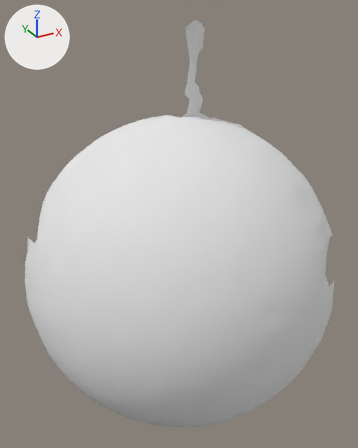
The OBJ model res/pendulum_horizontal/Pendulum_horizontal.000089.obj: old version first, new version second.
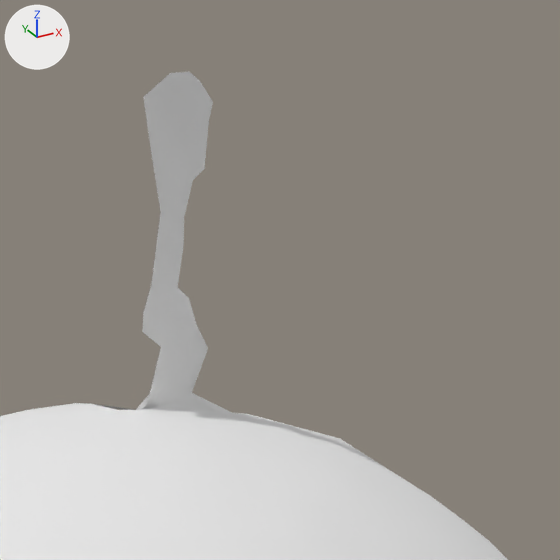
The first picture shows the older version from a camera (50 mm lens) standing at (-54.0, -189.0, 207.0) and looking at (136.0, 157.0, 34.0). The close-ups show both versions on the part from 40% to 85% of the width and 0% to 36% of the height of that picture. Every picture has the same lights, and +X, +Y and +Z are marked at upper left. Where no turn or scale is listed for an object, it has been applied to the vertices.

Objects in the first close-up: 'Pendulum_horizontal.000089'.
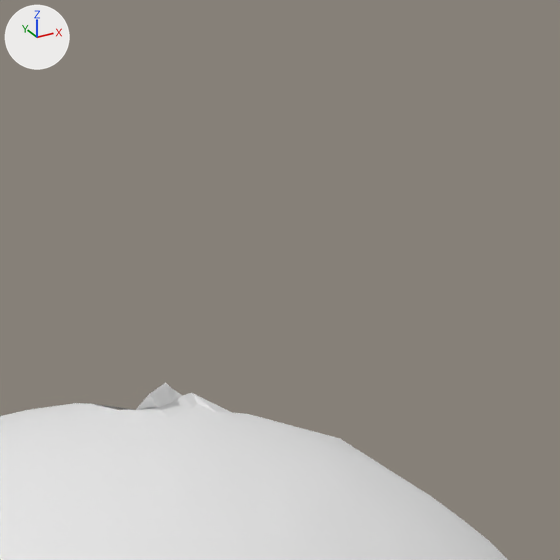
The change in detail:
me_pendulum_horizontal_000089 is used by ob_pendulum_horizontal_000089; location (0.0, 0.0, 0.0).
me_pendulum_horizontal_000089 had 4934 vertices, 9764 faces and spanned x 9.0..261.0, y 45.0..246.0, z -176.0..196.0.
me_pendulum_horizontal_000089 no longer uses material mat_pendulum_horizontal_000089 (white #e7e7e7).
me_pendulum_horizontal_000089 now has 4874 vertices, 9662 faces and spans x 9.0..261.0, y 45.0..246.0, z -176.0..124.0.
Part 1, on me_pendulum_horizontal_000089:
60 vertices are removed from x 155.0..183.0, y 178.0..198.0, z 125.0..196.0.
102 faces are deleted.

Where the change shows, as pixel boxes [x1, y1, x2, y2] in the close-ups (560 x 560 px):
'Pendulum_horizontal.000089', reshaped: before [0, 71, 508, 560]; after [0, 383, 508, 560]
part 1 of me_pendulum_horizontal_000089, deleted: before [142, 71, 213, 395]
